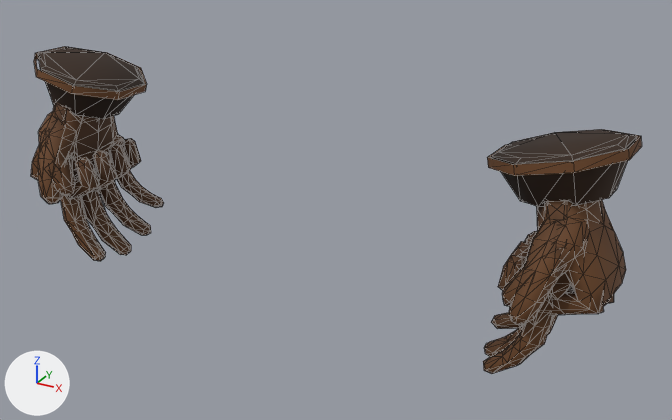
The glTF model assets/models/gear/g_gloves_d.glb as it was, and as the next commit left it.
One viewpoint serves both versions: a 50 mm lens placed at (0.547, -0.893, 0.985), pointed at (0.052, 0.007, 0.535). Lighting does not change. The marker at lower left points along +X, +Y and +Z. The picture after the commit comes second. Mesh edges are drawn as thin lines. Where no turn or scale is listed for an object, it has been applied to the vertices. Vertices at exactly the same position are counted once.

Names of what the first picture shows: 'ArmL_GloveCuff', 'ArmL_Hand', 'ArmL_HandOpen', 'ArmR_GloveCuff', 'ArmR_Hand', 'ArmR_HandOpen'.
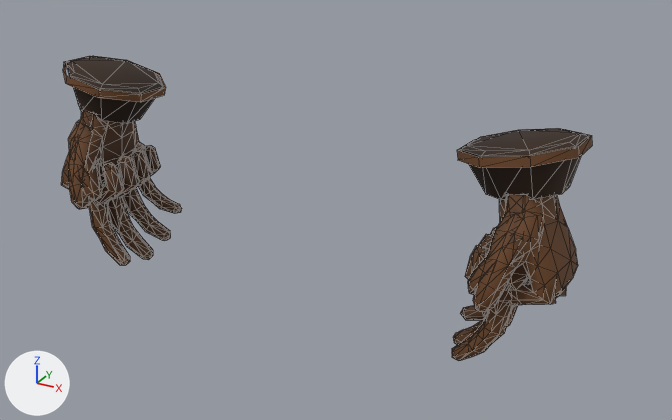
Boxes [x1, y1, x2, y2] around the edits, measured in the pictures (672 x 420 px):
'ArmL_Hand', reshaped, moved (12% narrower): before [498, 200, 626, 315]; after [465, 194, 578, 305]
'ArmR_HandOpen', reshaped, moved (10% narrower): before [38, 105, 164, 261]; after [69, 112, 182, 265]
'ArmL_HandOpen', reshaped, moved (11% narrower): before [483, 200, 567, 374]; after [452, 194, 527, 361]
'ArmL_GloveCuff', reshaped, moved (13% narrower, 8% shorter): before [487, 129, 642, 207]; after [457, 128, 592, 200]
'ArmR_GloveCuff', reshaped, moved (9% narrower, 7% shorter): before [34, 46, 147, 119]; after [63, 56, 166, 124]
'ArmR_Hand', reshaped, moved (9% narrower): before [31, 103, 141, 199]; after [61, 109, 161, 205]

What changed in the scene script:
```text
Change me_arml_glovecuff:
    remove me_arml_glovecuff.from_pydata(...)  # 40 vertices, 60 faces; spans x -0.0405..0.1029, y -0.0841..0.0494, z -0.182..-0.1017
    add me_arml_glovecuff.from_pydata(...)  # 40 vertices, 60 faces; spans x -0.038..0.0913, y -0.0755..0.0441, z -0.1809..-0.106
    me_arml_glovecuff part 1: the whole mesh is multiplied about the mesh origin by the matrix ((0.9, 0.0, 0.012), (0.0, 0.896, 0.002), (-0.055, 0.002, 0.995))
Change me_arml_hand_002:
    remove me_arml_hand_002.from_pydata(...)  # 358 vertices, 760 faces; spans x -0.012..0.108, y -0.115..0.037, z -0.292..-0.154
    add me_arml_hand_002.from_pydata(...)  # 358 vertices, 760 faces; spans x -0.014..0.094, y -0.103..0.033, z -0.292..-0.157
    me_arml_hand_002 part 2: the whole mesh is multiplied about the mesh origin by the matrix ((0.9, 0.0, 0.012), (0.0, 0.896, 0.002), (-0.055, 0.002, 0.995))
Change me_arml_handopen_001:
    remove me_arml_handopen_001.from_pydata(...)  # 382 vertices, 760 faces; spans x -0.035..0.073, y -0.126..0.043, z -0.372..-0.157
    add me_arml_handopen_001.from_pydata(...)  # 382 vertices, 760 faces; spans x -0.035..0.064, y -0.113..0.038, z -0.369..-0.16
    me_arml_handopen_001 part 3: the whole mesh is multiplied about the mesh origin by the matrix ((0.9, 0.0, 0.012), (0.0, 0.896, 0.002), (-0.055, 0.002, 0.995))
Change me_armr_glovecuff:
    remove me_armr_glovecuff.from_pydata(...)  # 40 vertices, 60 faces; spans x -0.1029..0.0405, y -0.0841..0.0494, z -0.182..-0.1017
    add me_armr_glovecuff.from_pydata(...)  # 40 vertices, 60 faces; spans x -0.0913..0.038, y -0.0755..0.0441, z -0.1809..-0.106
    me_armr_glovecuff part 4: the whole mesh is multiplied about the mesh origin by the matrix ((0.9, 0.0, -0.012), (0.0, 0.896, 0.002), (0.055, 0.002, 0.995))
Change me_armr_hand_002:
    remove me_armr_hand_002.from_pydata(...)  # 358 vertices, 760 faces; spans x -0.108..0.012, y -0.115..0.038, z -0.292..-0.154
    add me_armr_hand_002.from_pydata(...)  # 358 vertices, 760 faces; spans x -0.094..0.014, y -0.103..0.033, z -0.292..-0.157
    me_armr_hand_002 part 5: the whole mesh is multiplied about the mesh origin by the matrix ((0.9, 0.0, -0.012), (0.0, 0.896, 0.002), (0.055, 0.002, 0.995))
Change me_armr_handopen_001:
    remove me_armr_handopen_001.from_pydata(...)  # 382 vertices, 760 faces; spans x -0.073..0.035, y -0.126..0.043, z -0.372..-0.156
    add me_armr_handopen_001.from_pydata(...)  # 382 vertices, 760 faces; spans x -0.064..0.036, y -0.113..0.038, z -0.369..-0.159
    me_armr_handopen_001 part 6: the whole mesh is multiplied about the mesh origin by the matrix ((0.9, 0.0, -0.012), (0.0, 0.896, 0.002), (0.055, 0.002, 0.995))
Change ob_arml_glovecuff:
    ob_arml_glovecuff.location: (0.2868, 0.0219, 0.7829) -> (0.25, 0.0193, 0.7813)
Change ob_arml_hand:
    ob_arml_hand.location: (0.2868, 0.0219, 0.7829) -> (0.25, 0.0193, 0.7813)
Change ob_arml_handopen:
    ob_arml_handopen.location: (0.2868, 0.0219, 0.7829) -> (0.25, 0.0193, 0.7813)
Change ob_armr_glovecuff:
    ob_armr_glovecuff.location: (-0.2868, 0.0219, 0.7829) -> (-0.25, 0.0193, 0.7813)
Change ob_armr_hand:
    ob_armr_hand.location: (-0.2868, 0.0219, 0.7829) -> (-0.25, 0.0193, 0.7813)
Change ob_armr_handopen:
    ob_armr_handopen.location: (-0.2868, 0.0219, 0.7829) -> (-0.25, 0.0193, 0.7813)
```
